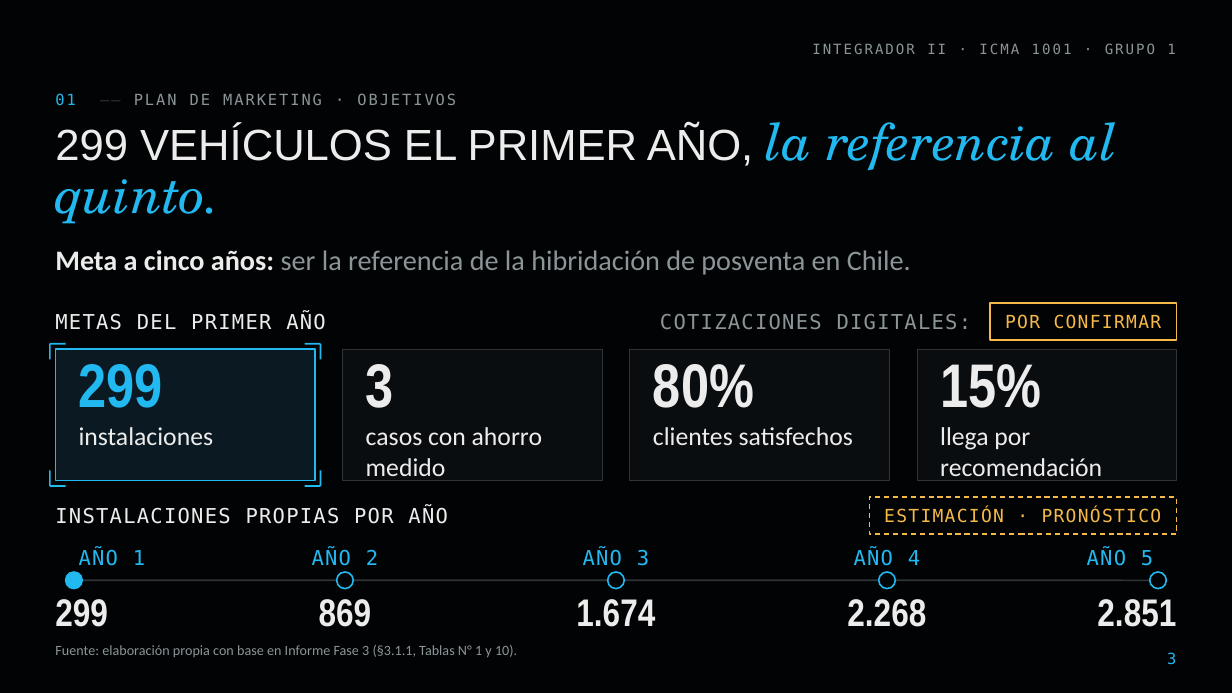
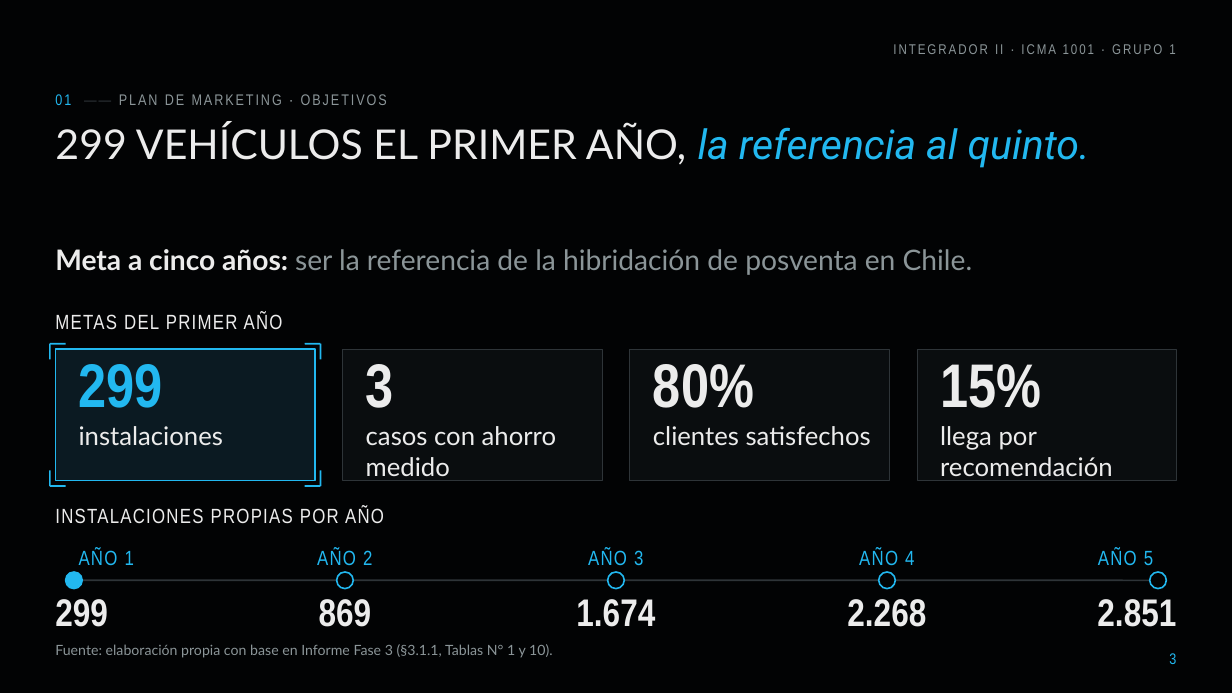
Before and after one commit to diegoaam0109-ux/lumine, a slide deck: slide 3 of fase-3/Grupo_01_LumineMotors_Fase3.pptx. Drawn at 1232x693 pixels with LibreOffice and Linux fonts; fonts in the diff are those of the drawing; background and template pictures are left out. Boxes give left, top, right and bottom in pixels: in the first picture for what was removed or moved away, otherwise in the second. Text is boxed around its words. In the diff, an @@ line names an element or a change of style, - is before the commit and + after.

```diff
--- a/fase-3/Grupo_01_LumineMotors_Fase3.pptx
+++ b/fase-3/Grupo_01_LumineMotors_Fase3.pptx
@@ title "299 VEHÍCULOS EL PRIMER AÑO, ..." at [55, 123, 1090, 168]: size 34 to 32 pt, font Arial to Lato in "299 VEHÍCULOS EL PRIMER AÑO,"; size 40 to 32 pt, font TeX Gyre Schola to Roboto in "la referencia al quinto." @@
@@ text removed at [660, 314, 972, 329] @@
-COTIZACIONES DIGITALES:
@@ rectangle removed at [991, 303, 1177, 340] @@
@@ text removed at [1005, 314, 1162, 329] @@
-POR CONFIRMAR
@@ font Calibri to Lato in 6 elements at [55, 644, 552, 658], [55, 249, 973, 275], [79, 426, 223, 445], [366, 426, 556, 481], [653, 426, 871, 445], [940, 426, 1113, 481] @@
@@ rectangle removed at [870, 497, 1177, 534] @@
@@ text removed at [884, 508, 1162, 523] @@
-ESTIMACIÓN · PRONÓSTICO
@@ font DejaVu Sans Mono to Arial Narrow in 10 elements at [893, 44, 1175, 54], [55, 94, 387, 105], [55, 313, 283, 330], [55, 507, 384, 524], [79, 549, 134, 565], [317, 549, 372, 565], [588, 549, 643, 566], [859, 549, 914, 566], [1098, 549, 1153, 566], [1169, 653, 1176, 664] @@
```
Also in this commit, not shown: 34 other slides changed, 23 other files.
